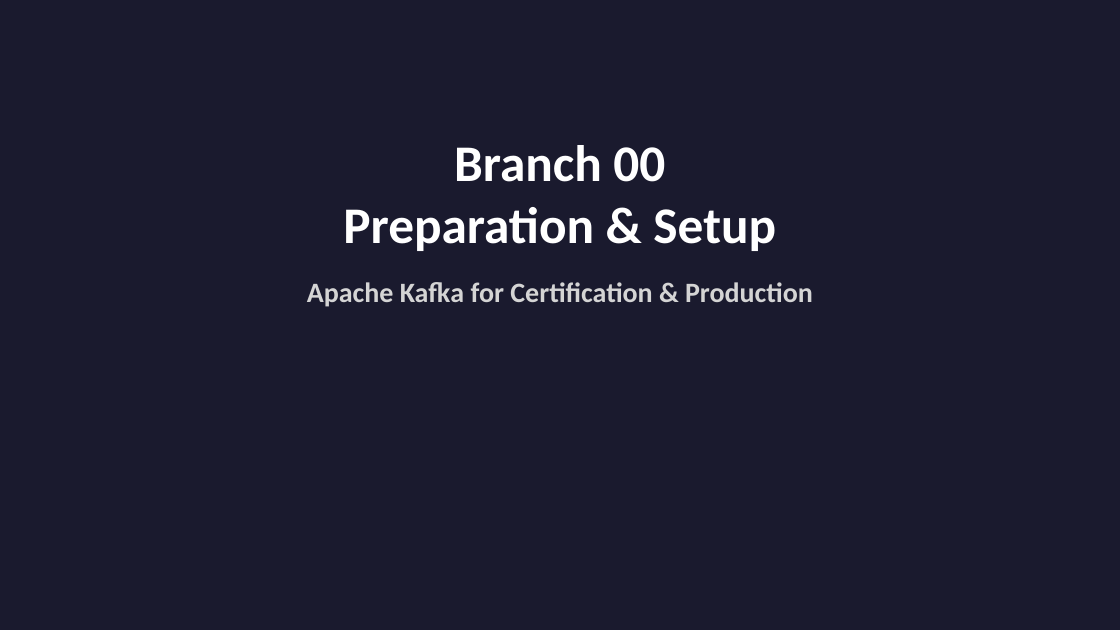
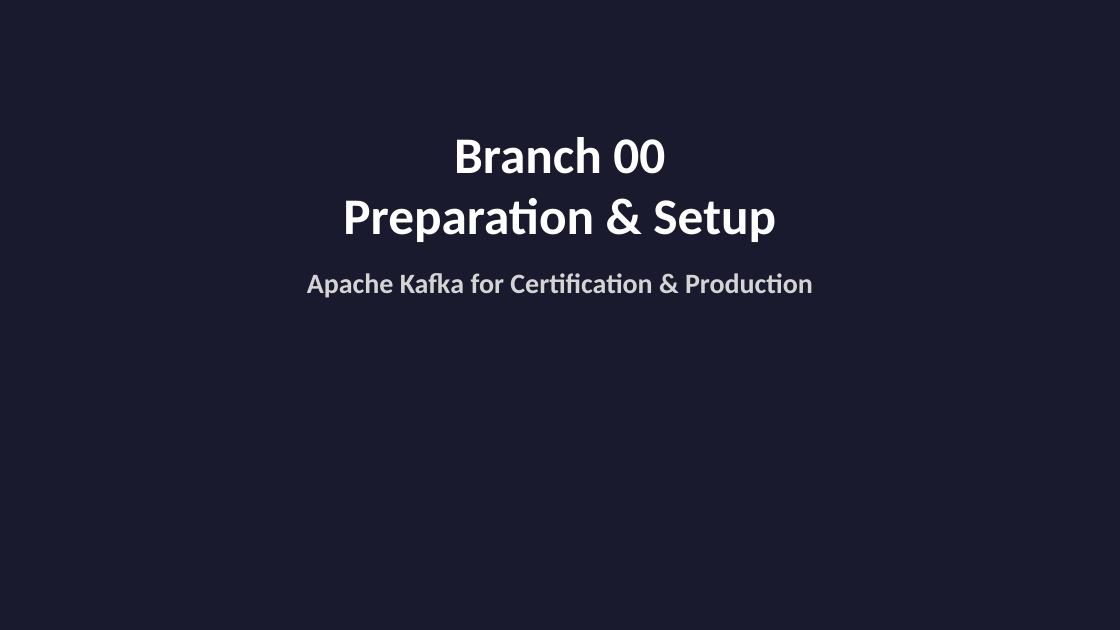
Before and after one commit to maksim-web-dev/kafka-laboratory, a slide deck: slide 1 of PRESENTATION-00-en.pptx. Drawn at 1120x630 pixels with LibreOffice and Linux fonts; fonts in the diff are those of the drawing. Boxes give left, top, right and bottom in pixels: in the first picture for what was removed or moved away, otherwise in the second. Text is boxed around its words. In the diff, an @@ line names an element or a change of style, - is before the commit and + after.

Commit message:
update branch19

```diff
--- a/PRESENTATION-00-en.pptx
+++ b/PRESENTATION-00-en.pptx
@@ text "Branch 00": place and size @@
-text "Branch 00" at <box>307,145,813,307</box>
+text "Branch 00" at <box>307,137,813,298</box>
```
Also in this commit, not shown: 10 other slides changed, 2 other files.
